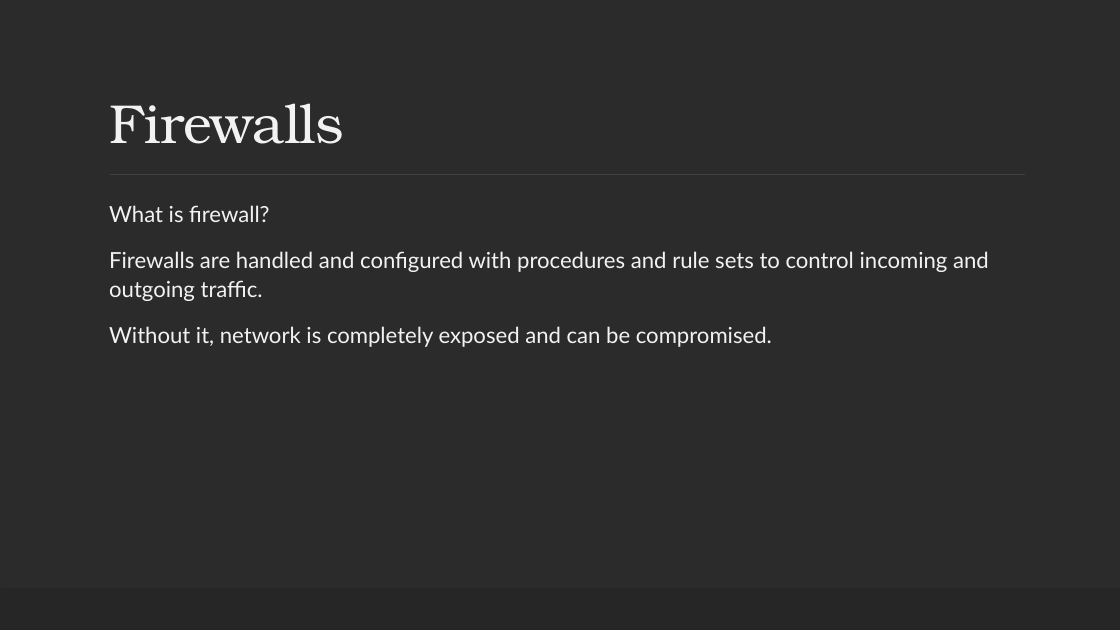
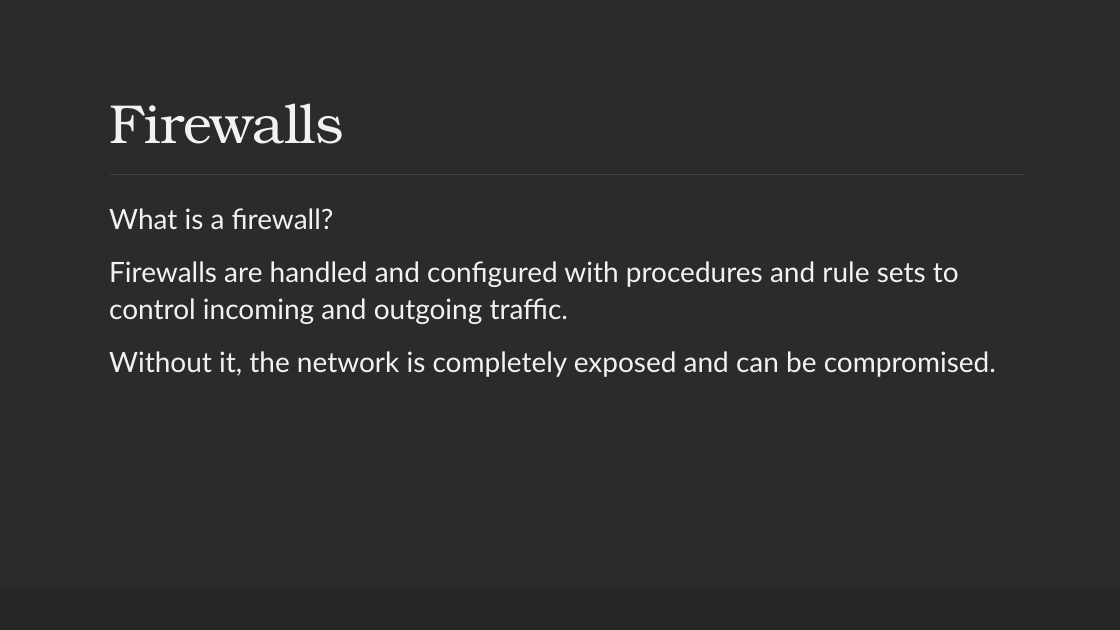
Before and after one commit to ronnie-1947/access-control-ppt, a slide deck: slide 20 of Access Control.pptx. Drawn at 1120x630 pixels with LibreOffice and Linux fonts; fonts in the diff are those of the drawing; background and template pictures are left out; a plain dark background stands for a picture behind light text. Boxes give left, top, right and bottom in pixels: in the first picture for what was removed or moved away, otherwise in the second. Text is boxed around its words. In the diff, an @@ line names an element or a change of style, - is before the commit and + after.

```diff
--- a/Access Control.pptx
+++ b/Access Control.pptx
@@ text at (x1=109, y1=208, x2=334, y2=229): text changed; size 19 to 24 pt @@
-  What is firewall?
+  What is a firewall?
@@ text at (x1=109, y1=261, x2=959, y2=324): size 19 to 24 pt in "Firewalls are handled and configured with procedures ..." @@
@@ text at (x1=109, y1=351, x2=996, y2=377): text changed; size 19 to 24 pt @@
-  Without it, network is completely exposed and can be compromised.
+  Without it, the network is completely exposed and can be compromised.
```
Also in this commit, not shown: 29 other slides changed, 1 slide added.
